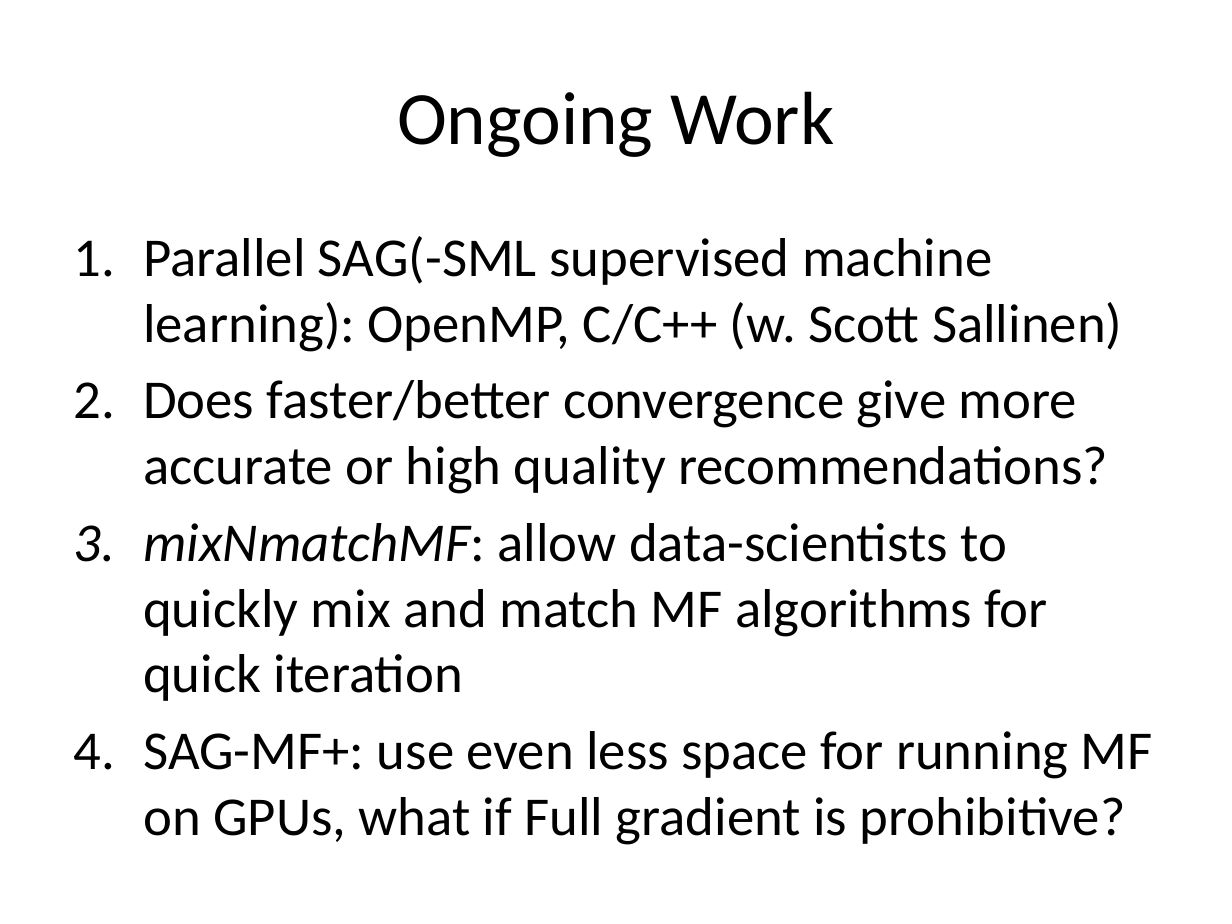
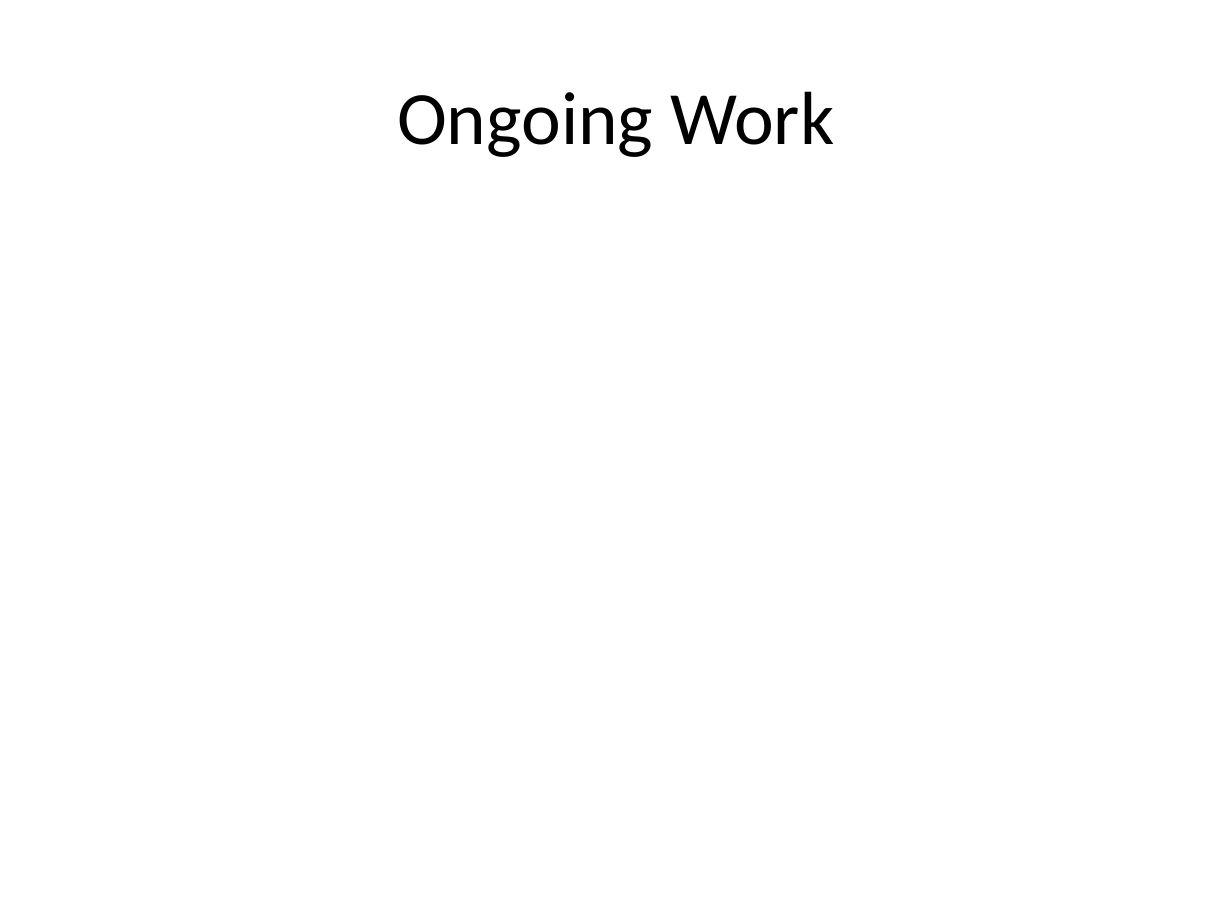
Before and after one commit to jamestklo/MatrixFactorizationMatlab, a slide deck: slide 48 of cs534L-SAGmf.pptx (slide 35 before the commit). Drawn at 1232x924 pixels with LibreOffice and Linux fonts; fonts in the diff are those of the drawing; grey boxes stand for pictures. Boxes give left, top, right and bottom in pixels: in the first picture for what was removed or moved away, otherwise in the second. Text is boxed around its words. In the diff, an @@ line names an element or a change of style, - is before the commit and + after.

```diff
--- a/cs534L-SAGmf.pptx
+++ b/cs534L-SAGmf.pptx
@@ text removed at [143, 236, 1153, 845] @@
-1. Parallel SAG(-SML supervised machine learning): OpenMP, C/C++ (w. Scott Sallinen)
-2. Does faster/better convergence give more accurate or high quality recommendations?
-3. mixNmatchMF: allow data-scientists to quickly mix and match MF algorithms for quick iteration
-4. SAG-MF+: use even less space for running MF on GPUs, what if Full gradient is prohibitive?
```
Also in this commit, not shown: 23 other slides changed, 20 slides added, 5 slides removed, 1 other file.
